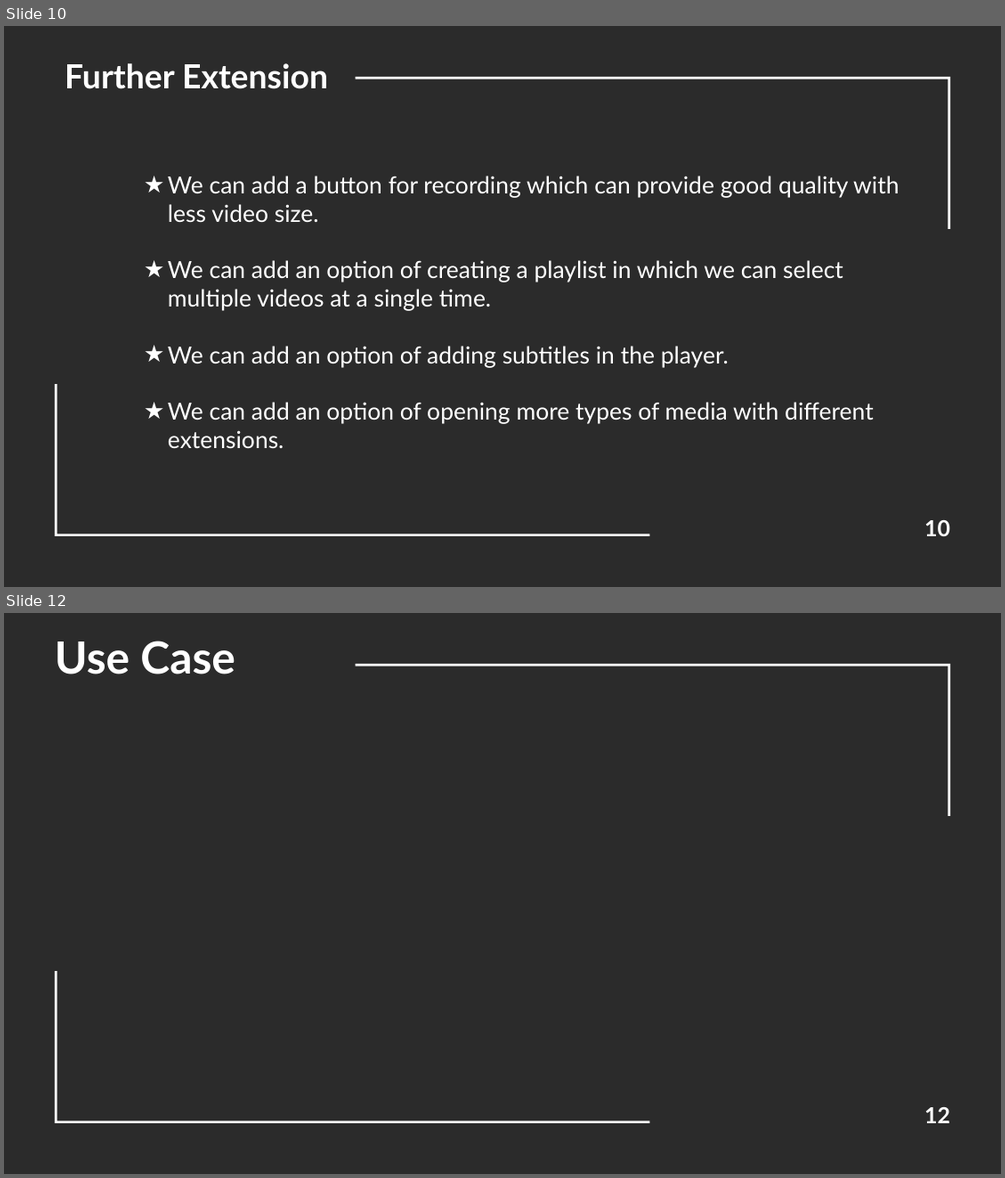
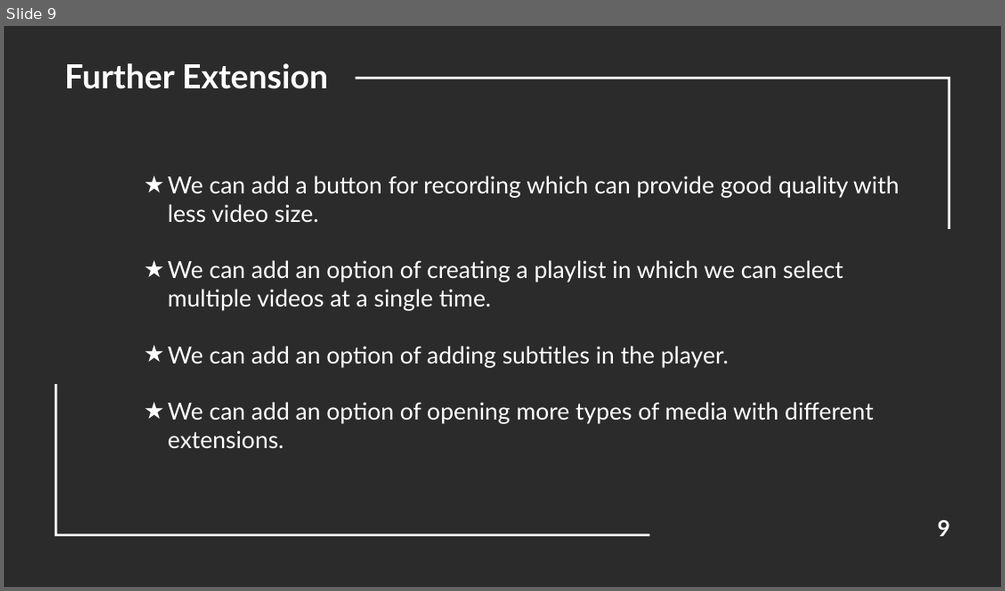
Before and after one commit to divy3011/AkAAD, a slide deck: Media Player.pptx. Shown one above the other, each under a label of ours: slides 10 and 12 before the commit, slide 9 after it; the slides between them are not shown. The pictures are 1005x1178 and 1005x591 pixels, drawn with LibreOffice and Linux fonts; fonts in the diff are those of the drawing; background and template pictures are left out; a plain dark background stands for a picture behind light text. Boxes give left, top, right and bottom in pixels: in the first picture for what was removed or moved away, otherwise in the second. Text is boxed around its words. In the diff, an @@ line names an element or a change of style, - is before the commit and + after.

```diff
--- a/Media Player.pptx
+++ b/Media Player.pptx
@@ slide 12 removed at <box>4,613,1001,1174</box>, background picture (left out); not listed: 2 template elements that a slide beside it also shows @@
@@ title removed at <box>55,641,235,674</box> @@
-Use Case
@@ page number removed at <box>924,1107,950,1123</box> @@
-12
@@ what was slide 10 is now slide 9 @@
@@ page number at <box>938,520,950,536</box>: text changed @@
-10
+9
```
Also in this commit, not shown: 3 slides changed, 2 other slides removed.
